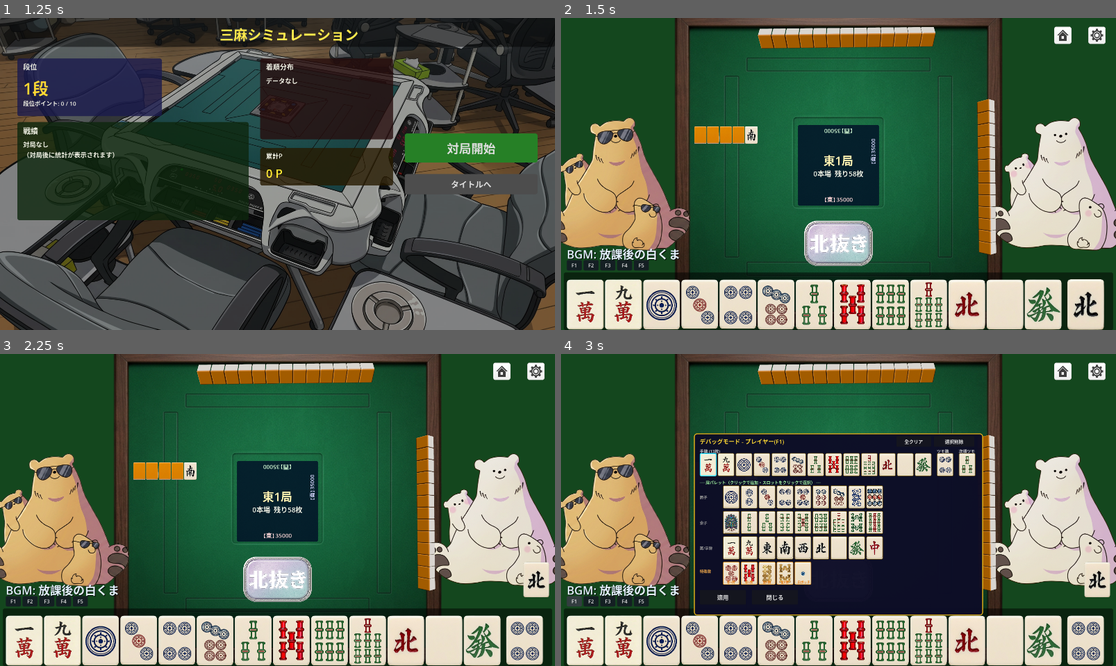
Above: before the commit, frames 1-4 (two rows, left to right).
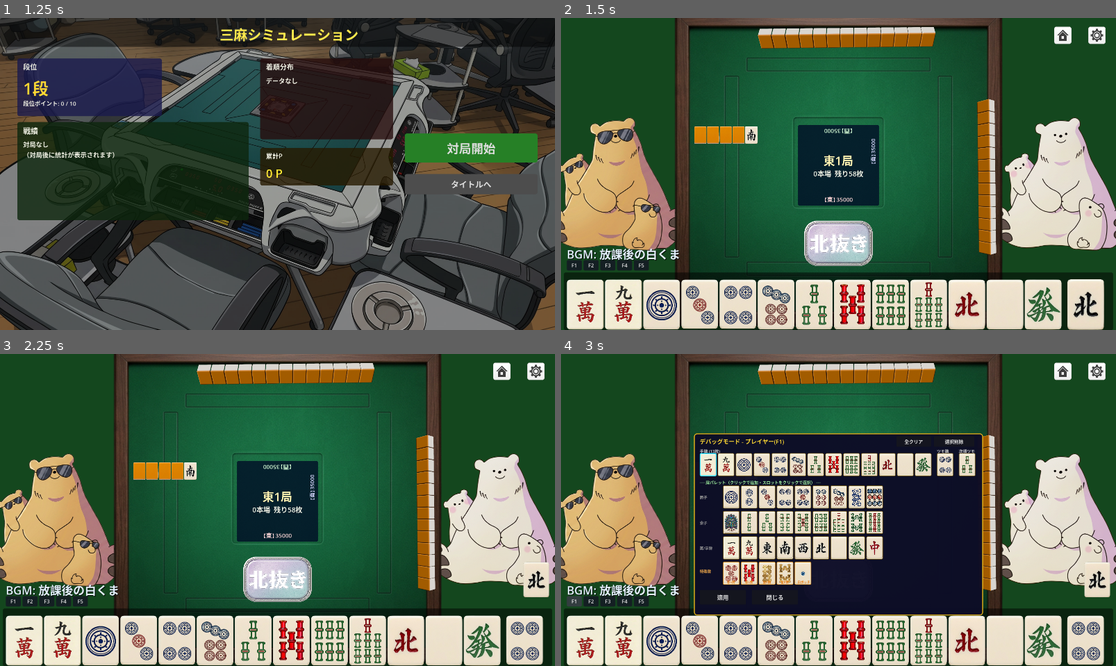
Above: after the commit, the same moments.

Repository: NB0129/3-mapapa
Game: Godot game, scene res://Main.tscn
Same seed, same stepped clock (60 frames per second), same inputs: the game is played once before the commit and once after it. Sound files missing from this copy of the repository are replaced by a short silence.
Inputs (mouse positions are in pixels of both pictures, inside the frame that each line leads up to):
- Up to frame 1 (1.25 s): click "ゲームスタート" at 0.5 s
- Up to frame 2 (1.5 s): click "対局開始" at 1.25 s
- Up to frame 3 (2.25 s): click (277, 578) at 2 s
- Up to frame 4 (3 s): click "F1" at 2.75 s

Frame 1 is identical in both runs. In frame 2, 0.3% of the frame differs, in the area x 20-80%, y 59-72%; in frame 3, 0.3%; in frame 4, 0.3%.

Commit message:
Document transparent image bounds

Diff:
--- a/game.gd
+++ b/game.gd
@@ -501,7 +501,7 @@
 	rect.expand_mode = TextureRect.EXPAND_IGNORE_SIZE
 	rect.stretch_mode = TextureRect.STRETCH_KEEP_ASPECT_CENTERED
 	rect.mouse_filter = Control.MOUSE_FILTER_IGNORE
-	rect.z_index = -10
+	rect.z_index = -25
 	return rect
 
 # ============================================================
@@ -1927,7 +1927,7 @@
 	for yaku: Dictionary in filtered_yaku:
 		var yaku_han: int = int(yaku.get("han", 0))
 		var suffix := " 役満" if yaku_han >= 13 else " " + str(yaku_han) + "飜"
-		_add_result_label(str(yaku.get("name", "")) + suffix, Vector2(80, y), Vector2(780, 38), 30, Color(1.0, 0.96, 0.85), HORIZONTAL_ALIGNMENT_RIGHT)
+		_add_result_label(str(yaku.get("name", "")) + suffix, Vector2(80, y), Vector2(780, 38), 30)
 		AudioManager.play_se("yakuhyouji")
 		y += 42.0
 		await _result_delay()
Not shown, changed: AGENTS.md
